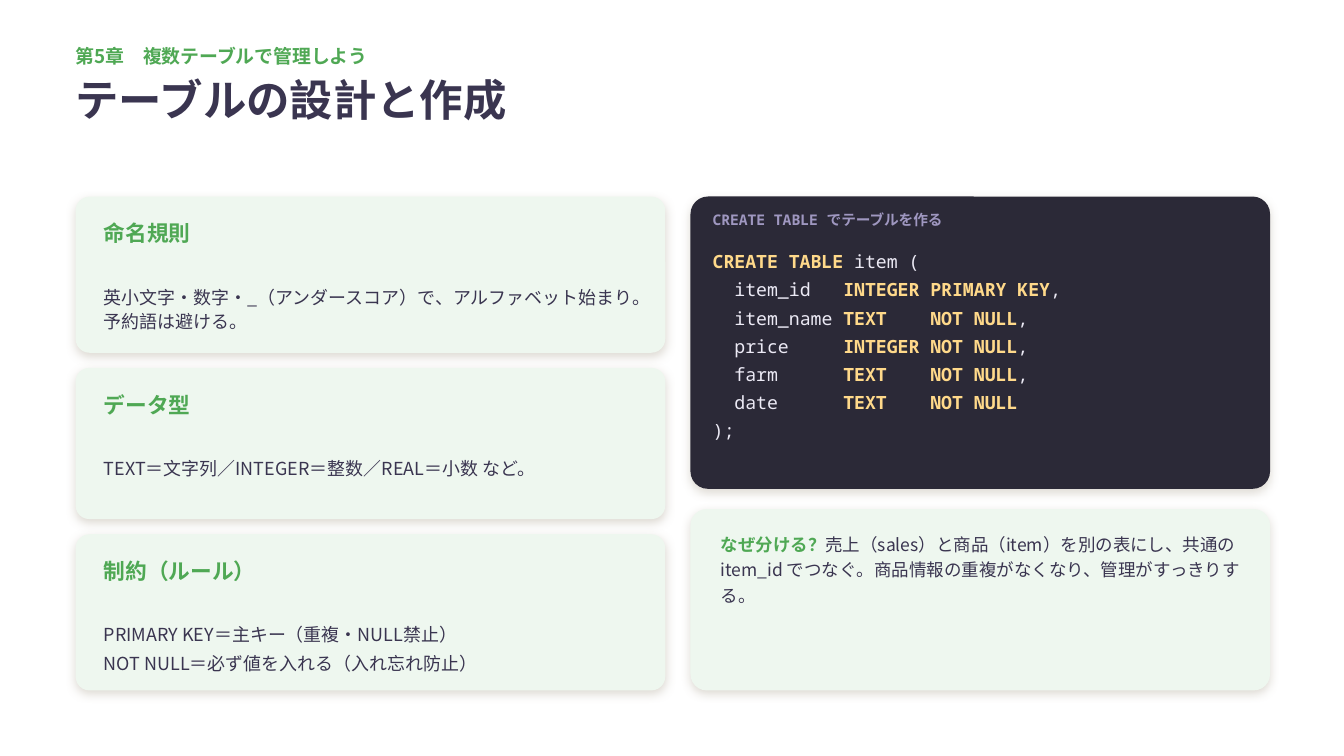
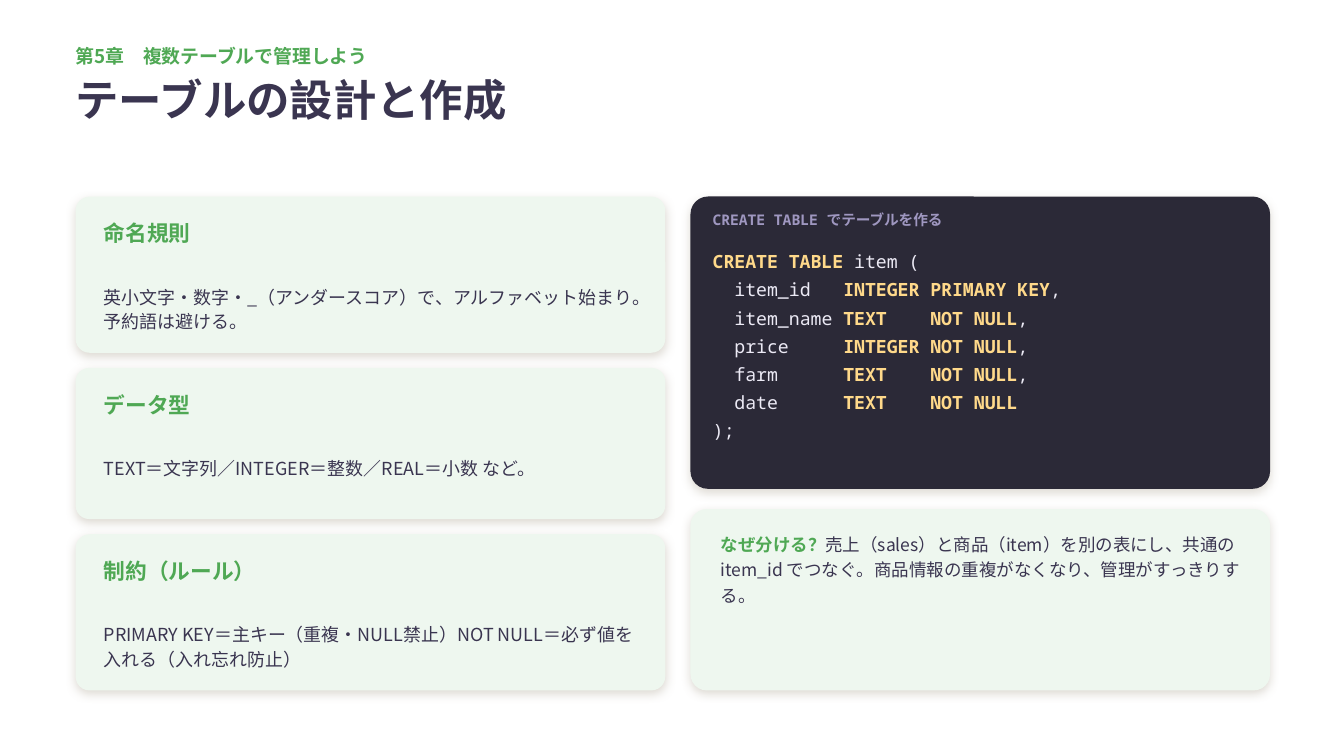
Before and after one commit to parts-kawabata/git-training, a slide deck: slide 16 of SQL 1年生 PowerPoint.pptx. Drawn at 1344x756 pixels with LibreOffice and Linux fonts; fonts in the diff are those of the drawing. Boxes give left, top, right and bottom in pixels: in the first picture for what was removed or moved away, otherwise in the second. Text is boxed around its words. In the diff, an @@ line names an element or a change of style, - is before the commit and + after.

Commit message:
SQL PowerPoint　修正

```diff
--- a/SQL 1年生 PowerPoint.pptx
+++ b/SQL 1年生 PowerPoint.pptx
@@ text at (x1=104, y1=626, x2=633, y2=668): text changed @@
-PRIMARY KEY＝主キー（重複・NULL禁止）
-NOT NULL＝必ず値を入れる（入れ忘れ防止）
+PRIMARY KEY＝主キー（重複・NULL禁止）NOT NULL＝必ず値を入れる（入れ忘れ防止）
```
